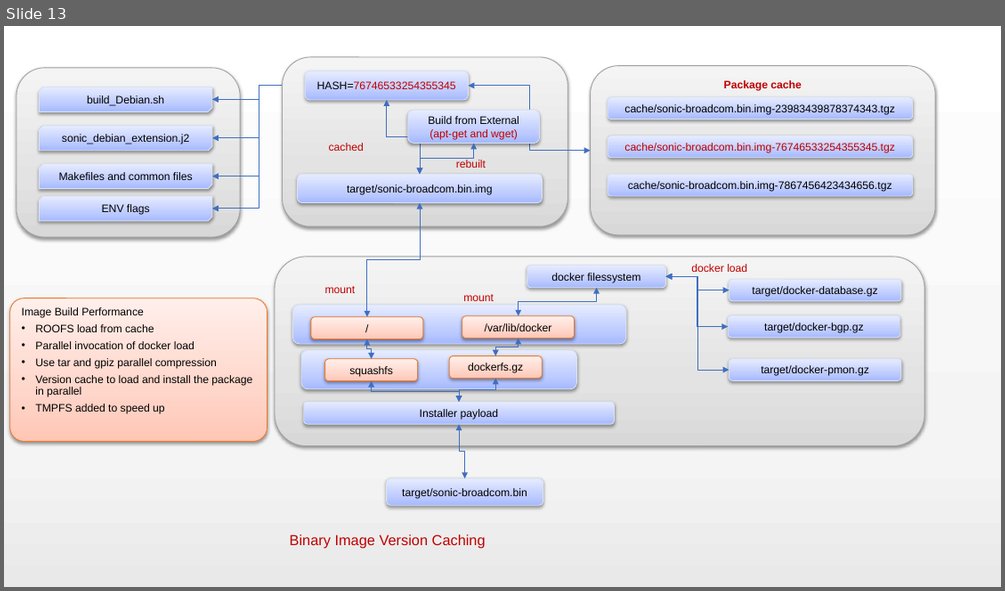
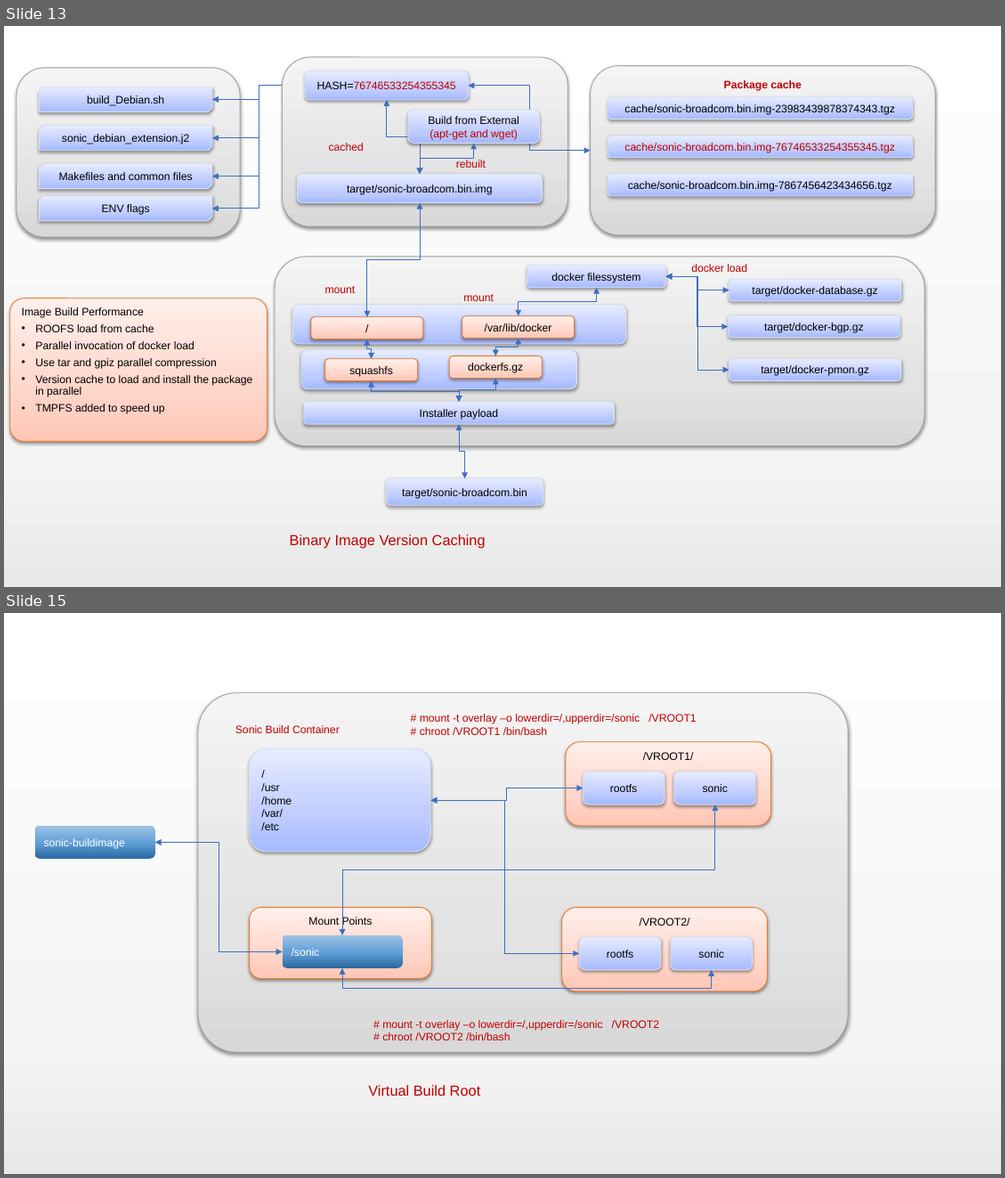
Before and after one commit to Kalimuthu-Velappan/SONIC-DOCS, a slide deck: system/build/images.pptx. Shown one above the other, each under a label of ours: slide 13 before the commit, slides 13 and 15 after it; the slides between them are not shown. The pictures are 1005x591 and 1005x1178 pixels, drawn with LibreOffice and Linux fonts; fonts in the diff are those of the drawing. Boxes give left, top, right and bottom in pixels: in the first picture for what was removed or moved away, otherwise in the second. Text is boxed around its words. In the diff, an @@ line names an element or a change of style, - is before the commit and + after.

```diff
--- a/system/build/images.pptx
+++ b/system/build/images.pptx
@@ slide 15 added at box(4, 613, 1001, 1174), background gradient #FFFFFF to #F4F4F4 to #E9E9E9 @@
@@ rounded rectangle added at box(198, 693, 849, 1052), fill gradient #D8D8D8 to #E3E3E3 to #F4F4F4, outline #A1A1A1 0.75 pt @@
@@ text added at box(420, 714, 696, 735), 10.5 pt, text #C00000 @@
+# mount -t overlay –o lowerdir=/,upperdir=/sonic /VROOT1
+# chroot /VROOT1 /bin/bash
@@ text added at box(235, 725, 340, 733), 10.5 pt, text #C00000 @@
+Sonic Build Container
@@ rounded rectangle added at box(566, 742, 771, 826), fill gradient #FFC7B6 to #FFD7CB to #FFF0EB, outline #EC792B 0.75 pt, 10.5 pt, text #000000 @@
+/VROOT1/
@@ rounded rectangle added at box(250, 749, 431, 852), fill gradient #A6BBFF to #C0CEFF to #E7ECFF, outline #DAE3F3 0.75 pt, 10.5 pt, text #000000 @@
+/
+/usr
+/home
+/var/
+/etc
@@ rounded rectangle added at box(582, 771, 664, 804), fill gradient #A6BBFF to #C0CEFF to #E7ECFF, outline #DAE3F3 0.75 pt, 10.5 pt, text #000000 @@
+rootfs
@@ rounded rectangle added at box(674, 771, 755, 804), fill gradient #A6BBFF to #C0CEFF to #E7ECFF, outline #DAE3F3 0.75 pt, 10.5 pt, text #000000 @@
+sonic
@@ elbow double arrow added from (582, 788) to (431, 800), #3F6FC3 0.75 pt @@
@@ rounded rectangle added at box(34, 826, 155, 859), fill gradient #2A69A2 to #609ED6 to #9DC3E6, 10.5 pt, text #FFFFFF @@
+sonic-buildimage
@@ elbow double arrow added from (715, 804) to (342, 935), #3F6FC3 0.75 pt @@
@@ elbow double arrow added from (579, 953) to (431, 800), #3F6FC3 0.75 pt @@
@@ elbow double arrow added from (283, 952) to (155, 843), #3F6FC3 0.75 pt @@
@@ rounded rectangle added at box(250, 908, 432, 979), fill gradient #FFC7B6 to #FFD7CB to #FFF0EB, outline #EC792B 0.75 pt, 10.5 pt, text #000000 @@
+Mount Points
@@ rounded rectangle added at box(562, 908, 768, 991), fill gradient #FFC7B6 to #FFD7CB to #FFF0EB, outline #EC792B 0.75 pt, 10.5 pt, text #000000 @@
+/VROOT2/
@@ rounded rectangle added at box(283, 935, 403, 968), fill gradient #2A69A2 to #609ED6 to #9DC3E6, 10.5 pt, text #FFFFFF @@
+/sonic
@@ rounded rectangle added at box(579, 937, 661, 970), fill gradient #A6BBFF to #C0CEFF to #E7ECFF, outline #DAE3F3 0.75 pt, 10.5 pt, text #000000 @@
+rootfs
@@ rounded rectangle added at box(671, 937, 752, 970), fill gradient #A6BBFF to #C0CEFF to #E7ECFF, outline #DAE3F3 0.75 pt, 10.5 pt, text #000000 @@
+sonic
@@ elbow double arrow added from (712, 970) to (342, 968), #3F6FC3 0.75 pt @@
@@ text added at box(382, 1020, 659, 1040), 10.5 pt, text #C00000 @@
+# mount -t overlay –o lowerdir=/,upperdir=/sonic /VROOT2
+# chroot /VROOT2 /bin/bash
@@ text added at box(368, 1085, 481, 1095), 14 pt, text #C00000 @@
+Virtual Build Root
```
Also in this commit, not shown: 5 slides changed, 1 other slide added, 17 other files.
